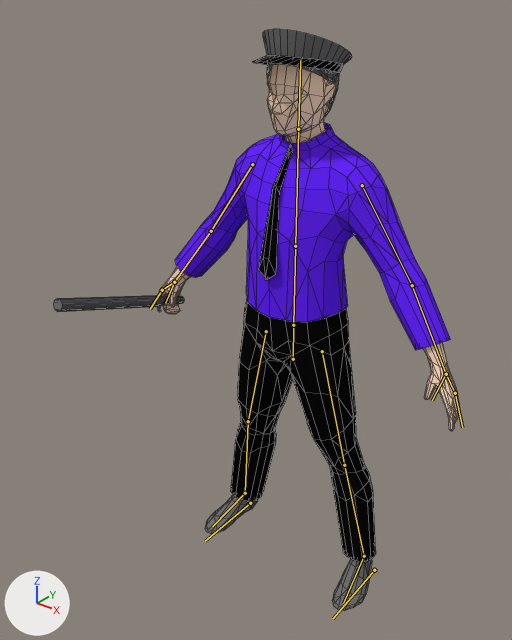
The Blender file Madhouse/Assets/Models/Guard_reduced.blend: old version first, new version second.
Before and after are seen from a 50 mm lens placed at (2.75, -3.9, 4.57), pointed at (-0.06, -0.38, 2.39). Arrows for +X, +Y and +Z are at lower left; the lights stay in place. The bones that bend it are drawn over the model as lines. Mesh edges are drawn as thin lines.
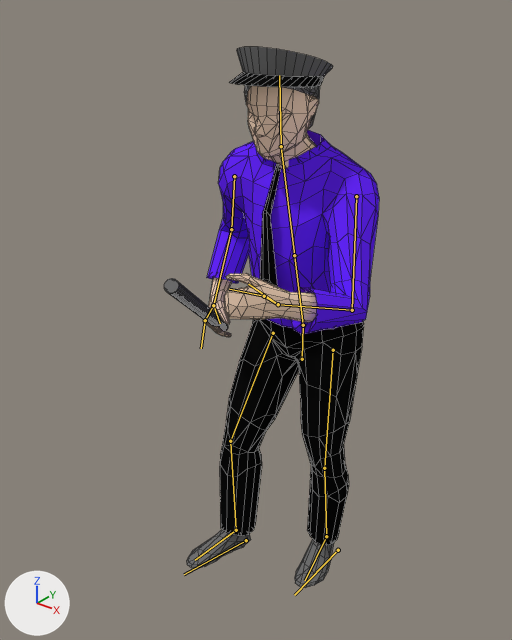
Commit message: Updated Guard with inspetion animation

The newer file adds an action. The first version stands in its rest pose; the second is drawn at frame 65 of the action 'Inspecting'.

What changed in the scene script:
```text
Change bone_controller:
    where bone_controller = bpy.data.objects['Armature'].pose.bones['Controller']
    bone_controller.location: (0.0, 0.0, 0.0) -> (0.1, 0.0, 0.13)
    bone_controller.rotation_quaternion: (1.0, 0.0, 0.0, 0.0) -> (0.998, 0.0, 0.056, 0.0)  # degrees (0, 0, 0) -> degrees (0, 6, 0)
Change bone_hufte:
    where bone_hufte = bpy.data.objects['Armature'].pose.bones['Hufte']  # child of 'Controller'
    bone_hufte.rotation_quaternion: (1.0, 0.0, 0.0, 0.0) -> (0.992, 0.0, 0.0, 0.128)  # degrees (0, 0, 0) -> degrees (0, 0, 15)
Change bone_kopf:
    where bone_kopf = bpy.data.objects['Armature'].pose.bones['Kopf']  # child of 'Oberkorper'
    bone_kopf.rotation_quaternion: (1.0, 0.0, 0.0, 0.0) -> (0.995, 0.002, -0.001, -0.086)  # degrees (0, 0, 0) -> degrees (0, 0, -10)
Change bone_pull_l:
    where bone_pull_l = bpy.data.objects['Armature'].pose.bones['Pull.l']
    bone_pull_l.location: (0.0, 0.0, 0.0) -> (0.0, 0.1, -0.72)
Change bone_arm_ik_l:
    where bone_arm_ik_l = bpy.data.objects['Armature'].pose.bones['Arm IK.l']
    bone_arm_ik_l.location: (0.0, 0.0, 0.0) -> (-1.67, -2.5, -1.45)
Change bone_arm_pull:
    where bone_arm_pull = bpy.data.objects['Armature'].pose.bones['Arm Pull']
    bone_arm_pull.location: (0.0, 0.0, 0.0) -> (0.0, -0.15, -0.14)
Change bone_bone:
    where bone_bone = bpy.data.objects['Armature'].pose.bones['Bone']
    bone_bone.location: (0.0, 0.0, 0.0) -> (0.0, 0.0, -0.92)
Change bone_pull_r_001:
    where bone_pull_r_001 = bpy.data.objects['Armature'].pose.bones['Pull.r.001']
    bone_pull_r_001.location: (0.0, 0.0, 0.0) -> (0.0, 0.07, 0.54)
Change bone_arm_ik_r_001:
    where bone_arm_ik_r_001 = bpy.data.objects['Armature'].pose.bones['Arm IK.r.001']
    bone_arm_ik_r_001.location: (0.0, 0.0, 0.0) -> (1.42, -0.4, 0.02)
Change bone_bone_001:
    where bone_bone_001 = bpy.data.objects['Armature'].pose.bones['Bone.001']
    bone_bone_001.location: (0.0, 0.0, 0.0) -> (0.05, 1.06, 0.73)
    bone_bone_001.rotation_quaternion: (1.0, 0.0, 0.0, 0.0) -> (0.993, -0.118, 0.0, 0.0)  # degrees (0, 0, 0) -> degrees (-14, 0, 0)
```

What differs and where, as boxes [x1, y1, x2, y2] in the pictures (512 x 640 px):
'Cube', posed (47% narrower, 7% shorter)
    before: [54, 29, 459, 611]
    after: [164, 47, 379, 588]
bone 'Controller', root to tip
    before: (293, 359) to (293, 325)
    after: (302, 359) to (303, 325)
bone 'Hufte', root to tip
    before: (293, 325) to (295, 246)
    after: (303, 325) to (294, 255)
bone 'Kopf', root to tip
    before: (298, 129) to (300, 60)
    after: (281, 146) to (279, 75)
bone 'Bone', root to tip
    before: (374, 570) to (333, 618)
    after: (338, 550) to (294, 595)
bone 'Bone.001', root to tip
    before: (250, 503) to (205, 541)
    after: (246, 540) to (184, 574)
